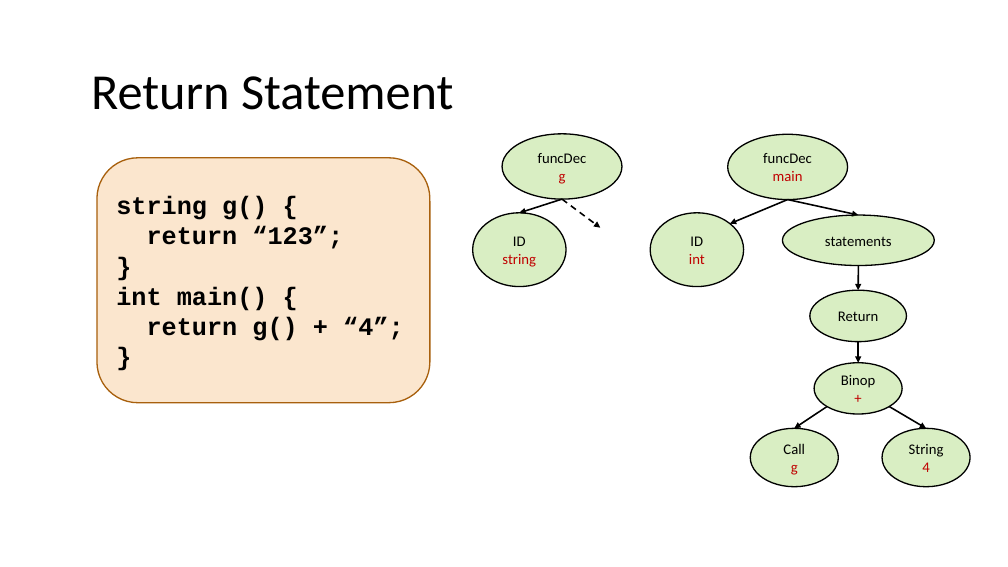
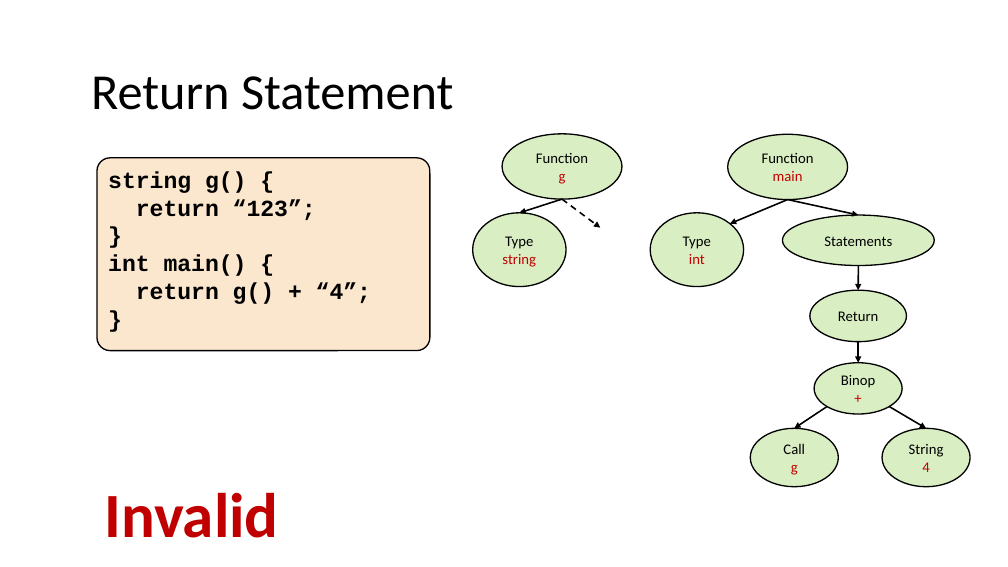
Before and after one commit to nivshani/compilation, a slide deck: slide 71 of slides/semantic.pptx (slide 70 before the commit). Drawn at 1008x567 pixels with LibreOffice and Linux fonts; fonts in the diff are those of the drawing. Boxes give left, top, right and bottom in pixels: in the first picture for what was removed or moved away, otherwise in the second. Text is boxed around its words. In the diff, an @@ line names an element or a change of style, - is before the commit and + after.

```diff
--- a/slides/semantic.pptx
+++ b/slides/semantic.pptx
@@ rounded rectangle "string g() {": place and size @@
-rounded rectangle "string g() {" at [97,158,430,403]
+rounded rectangle "string g() {" at [97,158,430,351]
@@ rounded rectangle "string g() {" at [97,158,430,351]: size 24 to 22 pt; vertical alignment middle to top; outline #A9610D 1.25 pt to #000000 1.25 pt; proportions changed @@
@@ text in ellipse at [536,153,588,163]: text changed @@
-funcDec
+Function
@@ text in ellipse at [762,153,814,163]: text changed @@
-funcDec
+Function
@@ text in ellipse at [505,236,533,249]: text changed @@
-ID
+Type
@@ text in ellipse at [683,236,711,249]: text changed @@
-ID
+Type
@@ text in ellipse at [824,236,892,246]: text changed @@
-statements
+Statements
@@ text added at [104,492,278,538], 60 pt, text #C00000, bold @@
+Invalid
```
Also in this commit, not shown: 112 other slides changed, 2 slides added, 1 other file.
